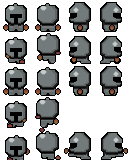
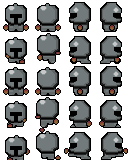
Layer changes from the first 128x160 image to the second:
added layer "Calque 18" above "Calque 17" over [99, 100, 122, 128]
added layer "Calque 17" above "Calque 2" over [69, 100, 92, 128]
